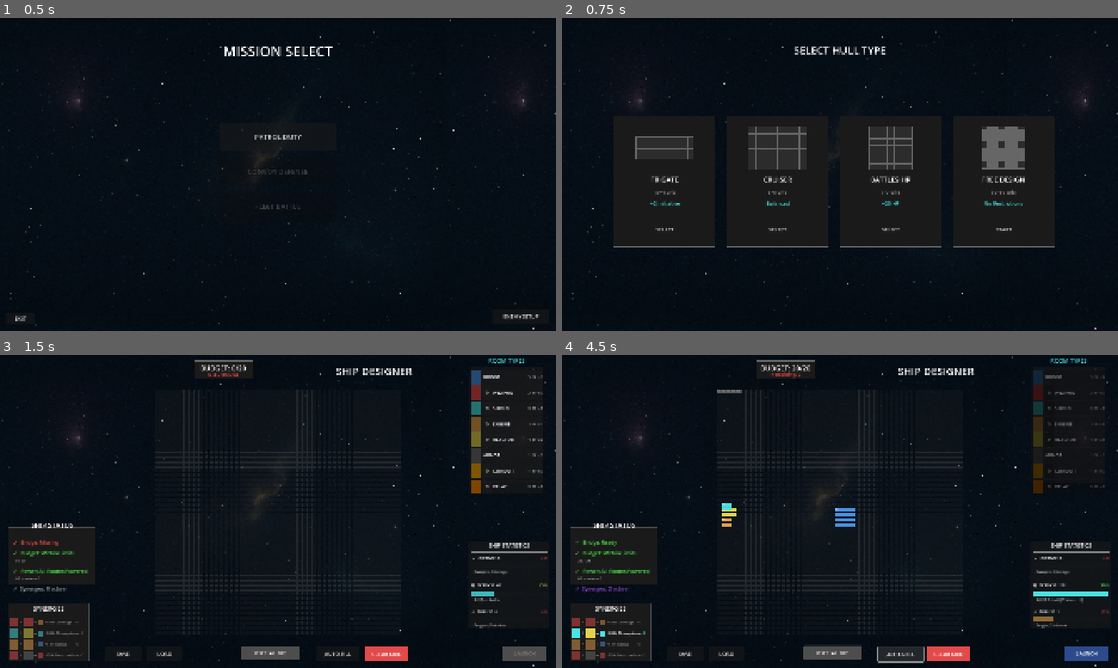
Above: before the commit, frames 1-4 (two rows, left to right).
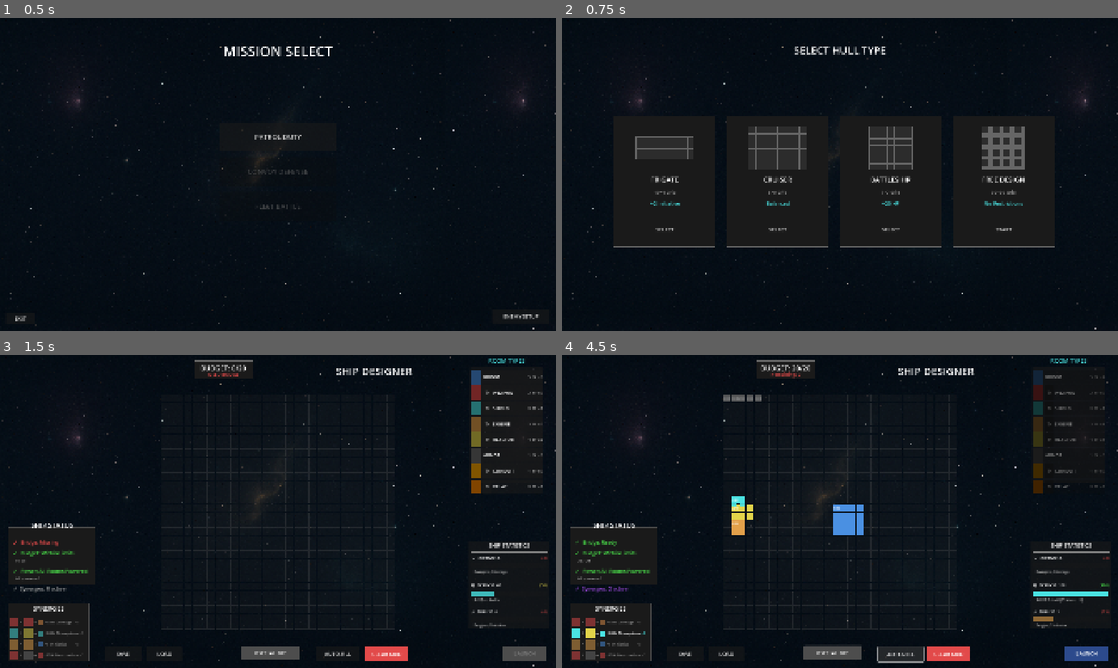
Above: after the commit, the same moments.

Repository: cautiouskurns/Startship-Designer
Game: Godot game, scene res://scenes/mission/MissionSelect.tscn
Two runs of this game, one before a commit and one after it. Both use one fixed random seed, a clock stepped at 60 frames per second and the inputs below. Sound files missing from this copy of the repository are replaced by a short silence.
Inputs:
- Up to frame 1 (0.5 s): no input
- Up to frame 2 (0.75 s): click "PATROL DUTY" at 0.5 s
- Up to frame 3 (1.5 s): click "START" at 1.25 s
- Up to frame 4 (4.5 s): click "OVERLAY: OFF" at 2 s; click "OVERLAY: ON" at 2.75 s; click "CLEAR GRID" at 3.5 s; click "AUTO-FILL" at 4.25 s

Frame 1 is identical in both runs. In frame 2, 0.4% of the frame differs, in the area x 75-84%, y 34-56%; in frame 3, 1.5%; in frame 4, 2.4%, in the area x 27-73%, y 11-90%.

Commit message:
feat: Implement relay power state updates and visuals with connection validation

Diff:
--- a/scenes/main/Main.tscn
+++ b/scenes/main/Main.tscn
@@ -5,7 +5,7 @@
 [node name="Main" type="Node"]
 
 [node name="ShipDesigner" parent="." instance=ExtResource("1")]
-offset_left = 1.0
-offset_top = -1.0
-offset_right = 1.0
-offset_bottom = -1.0
+offset_left = -21.0
+offset_top = 7.0
+offset_right = -21.0
+offset_bottom = 7.0
--- a/scripts/components/Room.gd
+++ b/scripts/components/Room.gd
@@ -21,6 +21,9 @@
 
 ## Unique room instance ID for tracking in combat (Phase 7.1)
 var room_id: int = 0
+
+## Pulse animation tween for powered relays (Feature 2.4)
+var pulse_tween: Tween = null
 
 func _ready():
 	# Size dynamically based on parent tile size (tile minus margin)
@@ -57,12 +60,46 @@
 	is_powered = powered
 	_update_powered_visual()
 
-## Update visual based on power state (for Phase 3)
+## Update visual based on power state (Feature 2.4 - relay-specific visuals)
 func _update_powered_visual():
-	if is_powered:
-		modulate.a = 1.0  # Full opacity
+	# Feature 2.4: Special visuals for RELAY rooms
+	if room_type == RoomData.RoomType.RELAY:
+		print("Feature 2.4 DEBUG: Relay room_id=", room_id, " updating visual, is_powered=", is_powered)
+		if is_powered:
+			# Powered relay: Full brightness + pulse animation
+			modulate = Color(1, 1, 1, 1)
+			print("  Starting pulse animation")
+			_start_pulse_animation()
+		else:
+			# Unpowered relay: Dim gray + no animation
+			modulate = Color(0.4, 0.4, 0.4, 1)
+			print("  Stopping pulse animation (unpowered)")
+			_stop_pulse_animation()
 	else:
-		modulate.a = 0.5  # 50% opacity when unpowered
+		# Standard power visual for other rooms (opacity-based)
+		if is_powered:
+			modulate.a = 1.0  # Full opacity
+		else:
+			modulate.a = 0.5  # 50% opacity when unpowered
+
+## Start pulse animation for powered relays (Feature 2.4)
+func _start_pulse_animation():
+	# Stop existing animation if any
+	_stop_pulse_animation()
+
+	# Create looping scale pulse: 1.0 → 1.05 → 1.0 over 1 second
+	pulse_tween = create_tween()
+	pulse_tween.set_loops()  # Loop forever
+	pulse_tween.tween_property(self, "scale", Vector2(1.05, 1.05), 0.5)
+	pulse_tween.tween_property(self, "scale", Vector2(1.0, 1.0), 0.5)
+
+## Stop pulse animation for relays (Feature 2.4)
+func _stop_pulse_animation():
+	if pulse_tween:
+		pulse_tween.kill()
+		pulse_tween = null
+	# Reset scale to normal
+	scale = Vector2(1.0, 1.0)
 
 ## Add a tile to this room's occupation list (Phase 7.1)
 func add_occupied_tile(tile: GridTile):
--- a/scripts/data/SecondaryGrid.gd
+++ b/scripts/data/SecondaryGrid.gd
@@ -73,3 +73,61 @@
 ## Clear all connections (used when clearing grid)
 func clear():
 	connections.clear()
+
+## Validate a single connection (Feature 2.4)
+## Returns true if connection path is still valid (all tiles traversable, source is reactor)
+func validate_connection(relay_id: int, main_grid, placed_rooms: Array) -> bool:
+	print("Feature 2.4 DEBUG: Validating connection for relay_id=", relay_id)
+
+	var connection = get_connection(relay_id)
+	if connection.is_empty():
+		print("  FAIL: No connection found")
+		return false
+
+	var path: Array = connection.get("path", [])
+	if path.is_empty():
+		print("  FAIL: Path is empty")
+		return false
+
+	print("  Path has ", path.size(), " tiles")
+
+	# Check if all tiles in path are still traversable
+	for i in range(path.size()):
+		var pos = path[i]
+		# Check bounds
+		if not main_grid.is_in_bounds(pos.x, pos.y):
+			print("  FAIL: Tile ", i, " at ", pos, " is out of bounds")
+			return false
+
+		# Get tile and check traversability
+		var tile = main_grid.get_tile_at(pos.x, pos.y)
+		if not tile:
+			print("  FAIL: Tile ", i, " at ", pos, " is null")
+			return false
+
+		var room_type = tile.get_room_type()
+		print("  Tile ", i, " at ", pos, ": room_type=", room_type)
+		# Use PowerPathfinder's traversal cost to determine if tile is still traversable
+		var cost = PowerPathfinder.get_tile_cost(room_type)
+		if cost == INF:
+			print("  FAIL: Tile ", i, " at ", pos, " has room type ", room_type, " (blocked, cost=INF)")
+			return false  # Tile blocked by non-traversable room
+
+	# Check if source (first tile in path) is still a reactor
+	var source_pos = path[0]
+	var source_tile = main_grid.get_tile_at(source_pos.x, source_pos.y)
+	if not source_tile or source_tile.get_room_type() != RoomData.RoomType.REACTOR:
+		print("  FAIL: Source tile at ", source_pos, " is not a reactor (type=", source_tile.get_room_type() if source_tile else "null", ")")
+		return false
+
+	print("  PASS: Connection is valid")
+	return true
+
+## Update powered state for all connections (Feature 2.4)
+## Call this whenever grid changes (place/remove rooms)
+func update_all_powered_states(main_grid, placed_rooms: Array):
+	print("Feature 2.4 DEBUG: Updating powered states for ", connections.size(), " connections")
+	for relay_id in connections:
+		var is_valid = validate_connection(relay_id, main_grid, placed_rooms)
+		connections[relay_id]["is_powered"] = is_valid
+		print("  Relay ID ", relay_id, ": is_powered = ", is_valid)
--- a/scripts/designer/ShipDesigner.gd
+++ b/scripts/designer/ShipDesigner.gd
@@ -445,6 +445,22 @@
 
 	# Update power lines visual (keep ship_grid for visual operations)
 	ship_grid.draw_power_lines(temp_ship)
+
+	# Feature 2.4: Update relay powered states based on connection validity
+	secondary_grid.update_all_powered_states(main_grid, placed_rooms)
+
+	# Update relay room visuals based on powered state
+	print("Feature 2.4 DEBUG: Updating relay visuals")
+	for room in placed_rooms:
+		if room.room_type == RoomData.RoomType.RELAY:
+			var conn = secondary_grid.get_connection(room.room_id)
+			var relay_is_powered = conn.get("is_powered", false) if not conn.is_empty() else false
+			print("  Relay ID ", room.room_id, ": Setting powered = ", relay_is_powered)
+			room.set_powered(relay_is_powered)
+
+	# Refresh routing lines if overlay enabled (to update colors based on powered state)
+	if power_overlay_enabled:
+		ship_grid.draw_routing_lines(secondary_grid)
 
 ## Update synergy indicators based on room adjacencies (Feature 1.1 - use main_grid)
 func update_synergies():
@@ -704,8 +720,12 @@
 	# Feature 2.3: Auto-route relay or recalculate all relays if reactor placed
 	if selected_room_type == RoomData.RoomType.RELAY:
 		_auto_route_single_relay(room)
+		# Feature 2.4: Update power states again after routing (connection now exists)
+		update_all_power_states()
 	elif selected_room_type == RoomData.RoomType.REACTOR:
 		_auto_route_all_relays()
+		# Feature 2.4: Update power states again after routing (connections updated)
+		update_all_power_states()
 
 	# Play room lock sound for successful room placement
 	AudioManager.play_room_lock()
@@ -741,11 +761,13 @@
 	if was_relay and removed_room:
 		# Remove this relay's connection
 		secondary_grid.remove_connection(removed_room.room_id)
-		if power_overlay_enabled:
-			ship_grid.draw_routing_lines(secondary_grid)
+		# Feature 2.4: Update power states after connection removed
+		update_all_power_states()
 	elif was_reactor:
 		# Reactor removed - recalculate all relay routes
 		_auto_route_all_relays()
+		# Feature 2.4: Update power states after routes recalculated
+		update_all_power_states()
 
 ## Handle room type selection from palette (Phase 7.3 - reset rotation)
 func _on_room_type_selected(room_type: RoomData.RoomType):
--- a/scripts/designer/ShipGrid.gd
+++ b/scripts/designer/ShipGrid.gd
@@ -6,12 +6,12 @@
 
 ## Grid dimensions (Phase 10.1 - made dynamic for hull selection)
 # Default dimensions for FREE DESIGN mode
-const DEFAULT_FREE_DESIGN_WIDTH: int = 50
-const DEFAULT_FREE_DESIGN_HEIGHT: int = 50
+const DEFAULT_FREE_DESIGN_WIDTH: int = 30
+const DEFAULT_FREE_DESIGN_HEIGHT: int = 30
 
 var GRID_WIDTH: int = 8
 var GRID_HEIGHT: int = 6
-const TILE_SIZE = 15
+const TILE_SIZE = 25
 const TILE_SPACING = 2  # Gap between tiles in pixels
 
 ## Feature 1.1: MainGrid handles physical tile data
@@ -329,6 +329,14 @@
 			print("Feature 2.3 DEBUG: Path is empty, skipping")
 			continue
 
+		# Feature 2.4: Color-code lines based on powered state
+		var is_powered = connection.get("is_powered", false)
+		var line_color: Color
+		if is_powered:
+			line_color = Color(1.0, 0.867, 0.0, 0.8)  # Yellow #FFDD00 at 80% opacity (powered)
+		else:
+			line_color = Color(0.4, 0.4, 0.4, 0.5)  # Gray #666666 at 50% opacity (unpowered)
+
 		# Draw line segments between consecutive path positions
 		for i in range(path.size() - 1):
 			var start_pos: Vector2i = path[i]
@@ -341,7 +349,7 @@
 			line.add_point(start_pixel)
 			line.add_point(end_pixel)
 			line.width = 2
-			line.default_color = Color(1.0, 0.867, 0.0, 0.8)  # #FFDD00 yellow at 80% opacity
+			line.default_color = line_color  # Feature 2.4: Use powered/unpowered color
 			routing_lines_container.add_child(line)
 			print("Feature 2.3 DEBUG: Added line segment from ", start_pos, " to ", end_pos, " (pixels: ", start_pixel, " to ", end_pixel, ")")
 
